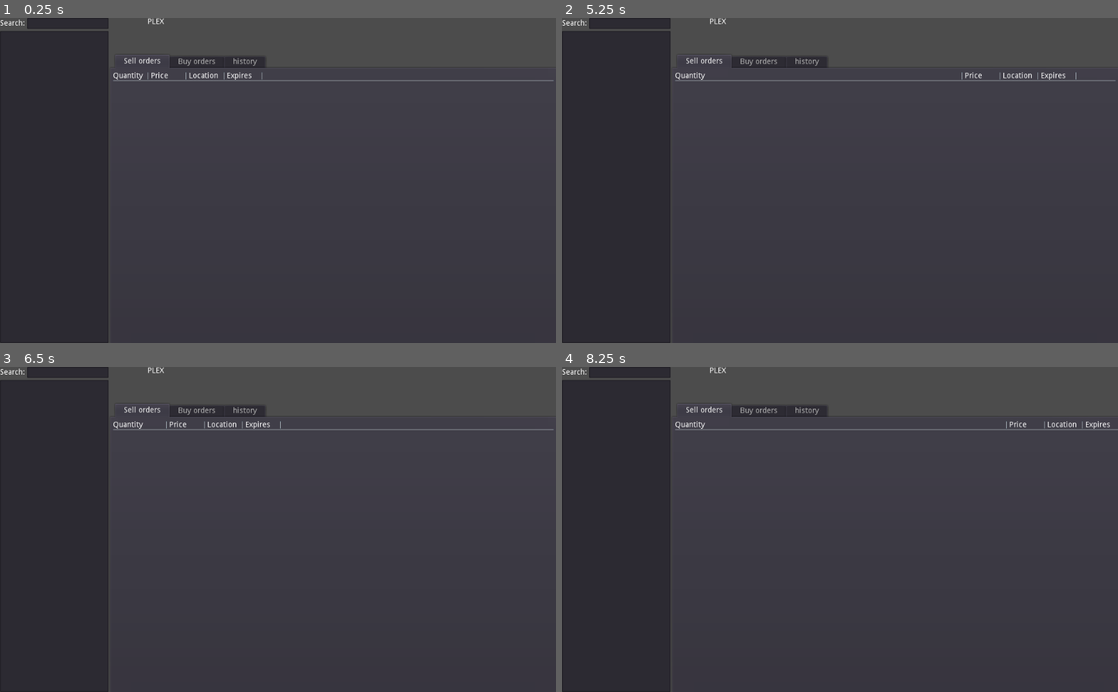
Above: before the commit, frames 1-4 (two rows, left to right).
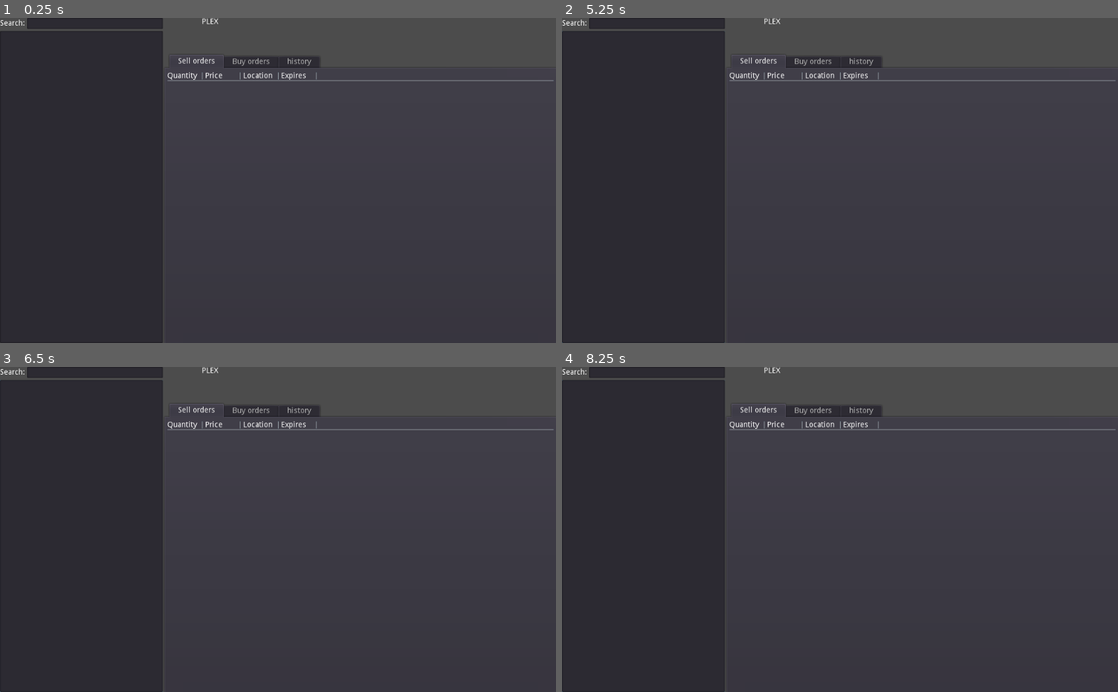
Above: after the commit, the same moments.

Repository: Hirmuolio/Eve-MarGet
Game: Godot game, scene res://main.tscn
The game is run twice, just before and just after one commit, with the same random seed, the same clock (stepped at 60 frames per second) and the same inputs.
Inputs (mouse positions are in pixels of both pictures, inside the frame that each line leads up to):
- Up to frame 1 (0.25 s): no input
- Up to frame 2 (5.25 s): click (689, 76) at 0.52 s; click (712, 76) at 1.27 s; click (689, 76) at 2.02 s; click (712, 76) at 2.77 s; click (689, 76) at 3.52 s; click (712, 76) at 4.27 s; tap Enter at 5 s; move the mouse to (962, 164) at 5.02 s
- Up to frame 3 (6.5 s): tap Space at 5.75 s; move the mouse to (166, 545) at 5.77 s
- Up to frame 4 (8.25 s): tap Enter at 6.5, 8 s; move the mouse to (895, 458) at 6.52 s; tap Space at 7.25 s; move the mouse to (812, 594) at 7.27 s; move the mouse to (1006, 578) at 8.02 s

The runs differ from the first frame. In frame 1, 2.4% of the frame differs, in the area x 19-58%, y 0-100%; in frame 2, 2.4%, in the area x 0-93%, y 0-100%; in frame 3, 2.3%; in frame 4, 2.4%.

Commit message:
better search

Diff:
--- a/main.tscn
+++ b/main.tscn
@@ -22,12 +22,12 @@
 [node name="left_panel" parent="panel container" instance=ExtResource( 2 )]
 anchor_right = 0.0
 anchor_bottom = 0.0
-margin_right = 200.0
+margin_right = 300.0
 margin_bottom = 600.0
 
 [node name="right_panel" parent="panel container" instance=ExtResource( 1 )]
 anchor_right = 0.0
 anchor_bottom = 0.0
-margin_left = 204.0
+margin_left = 304.0
 margin_right = 1024.0
 margin_bottom = 600.0
--- a/project.godot
+++ b/project.godot
@@ -35,6 +35,7 @@
 
 DataHandler="*res://scenes/data_handler.tscn"
 Utility="*res://utility.gd"
+Config="*res://scenes/config.tscn"
 
 [display]
 
--- a/scenes/data_handler.gd
+++ b/scenes/data_handler.gd
@@ -129,7 +129,7 @@
 			yield(get_tree(),"idle_frame") # Remove in GODOT 4
 			emit_signal("orders_loaded", orders_cache[item_id]["response"])
 			return
-	var region : String = "10000002"
+	var region : String = str(Config.region_id)
 	var scope : String = "/v1/markets/"+ region + "/orders/"
 	#var all_orders : Array = []
 
@@ -152,7 +152,7 @@
 	emit_signal("orders_loaded", response["response"].result)
 
 func esi_get_market_history( item_id : String ):
-	var region : String = "10000002"
+	var region : String = str(Config.region_id)
 	# https://esi.evetech.net/v1/markets/10000002/history/?datasource=tranquility&type_id=44992
 	var scope : String = "/v1/markets/"+ region + "/history/"
 	var payload = "?datasource=tranquility&type_id=" + item_id
@@ -193,6 +193,28 @@
 
 	return station_name
 
+func get_attributes( item_id : String ):
+
+	if item_id in ids_attributes:
+		return ids_attributes[item_id]
+
+	var scope : String = "/v3/universe/types/" + item_id + "/"
+
+	var esi_caller = esi_caller_scene.instance()
+	add_child(esi_caller)
+	var response = yield( esi_caller.call_esi( scope ), "completed" )
+	esi_caller.queue_free()
+
+	if response["response_code"] != 200:
+		# Probably downtime or something.
+		print( "FAILED TO GET ITEM INFO")
+		return "ERROR"
+
+	ids_attributes[ item_id ] = response["response"].result
+	save_json(work_folder + "ids_attributes.json", ids_attributes)
+
+	return response["response"].result
+
 func get_system_name( system_id : int) -> String:
 	var scope : String = "/v4/universe/systems/" + str(system_id) + "/"
 	var esi_caller = esi_caller_scene.instance()
@@ -210,7 +232,6 @@
 	save_json(work_folder + "station_cache.json", station_cache)
 
 	return system_name
-	pass
 
 func server_get_image( item_id : String ):
 
@@ -229,13 +250,17 @@
 		emit_signal( "image_loaded", texture )
 		return
 
-	#https://images.evetech.net/types/587/icon
+	# https://images.evetech.net/types/587/icon
+	# https://images.evetech.net/types/46184/bp
+	var url1 = "https://images.evetech.net/types/" + item_id
+
 	var url = "https://images.evetech.net/types/"+ item_id +"/icon"
 	var request_node = HTTPRequest.new()
 	add_child(request_node)
 	request_node.connect("request_completed", self, "image_request_completed", [item_id])
 
 	var error = request_node.request(url)
+	request_node.queue_free()
 	if error != OK:
 		push_error( "Failed to load image" )
 
--- a/scenes/left panel.tscn
+++ b/scenes/left panel.tscn
@@ -7,7 +7,7 @@
 [node name="left panel" type="Control"]
 anchor_right = 1.0
 anchor_bottom = 1.0
-rect_min_size = Vector2( 200, 0 )
+rect_min_size = Vector2( 300, 0 )
 script = ExtResource( 2 )
 __meta__ = {
 "_edit_use_anchors_": false
@@ -36,6 +36,8 @@
 margin_right = 1024.0
 margin_bottom = 20.0
 size_flags_horizontal = 3
+draw_tabs = true
+wrap_enabled = true
 
 [node name="market tree" type="Tree" parent="vertical container"]
 margin_top = 24.0
--- a/scenes/market tree.gd
+++ b/scenes/market tree.gd
@@ -2,6 +2,8 @@
 
 var root
 var tree_dict := {}
+
+var searc_active := false
 
 
 signal item_id_selected( item_id )
@@ -13,34 +15,79 @@
 	create_tree()
 
 
-func create_tree():
-	# Add top level groups
+func create_item_tree():
+	# Creates tree without any groups. Only items
 	clear()
 	root = create_item()
 	set_hide_root(true)
+
+	# get all the items
+	var item_nodes := []
 	for node in $tree_data.get_children():
-		add_group( node, root )
+		item_nodes += node.get_items()
+
+	# Add all items
+	for node in item_nodes:
+		add_item(node, root)
+
+func create_flattened_tree():
+	# Creates tree with only top level groups
+	clear()
+	root = create_item()
+	set_hide_root(true)
+	# Add top level groups
+	for node in $tree_data.get_children():
+		if node.is_hidden:
+			continue
+
+		var item = add_group( node, root )
+
+		# Add items of this group
+		var item_nodes = node.get_items()
+
+		for item_node in item_nodes:
+			if !item_node.is_hidden:
+				add_item(item_node, item)
 
 
-func add_group( node : tree_group, parent : TreeItem ):
+
+func create_tree():
+	# Creates full tree
+	clear()
+	root = create_item()
+	set_hide_root(true)
+	# Add top level groups
+	for node in $tree_data.get_children():
+		grow_group( node, root )
+
+func grow_group( node : tree_group, parent : TreeItem ):
+	# Adds a group and everything below it
 	if node.is_hidden:
 		return
+
+	# Add this group
+	var item : TreeItem = add_group( node, parent )
+
+	# Grow child groups
+	for group_node in node.child_groups:
+		grow_group(group_node, item)
+
+	# Add items of this group
+	for item_node in node.child_items:
+		if !item_node.is_hidden:
+			add_item(item_node, item)
+	pass
+
+func add_group( node : tree_group, parent : TreeItem ) -> TreeItem:
 	var group = create_item(parent)
 	group.set_text(0, node.group_name )
 	group.set_metadata(0, node)
 	group.collapsed = node.is_collapsed
-	#group.connect("item_selected", self, "_on_Timer_timeout")
-
-	for group_node in node.child_groups:
-		add_group(group_node, group)
-
-	for item_node in node.child_items:
-		add_item(item_node, group)
+	return group
 
 
 func add_item( node : tree_item, parent : TreeItem ):
-	if node.is_hidden:
-		return
+
 	var group = create_item(parent)
 	group.set_text(0, node.item_name)
 	group.set_metadata(0, node)
@@ -48,8 +95,6 @@
 func _on_market_tree_cell_selected():
 	var item : TreeItem = get_selected()
 	var node = item.get_metadata(0)
-
-	print( node.is_hidden )
 
 	if node.is_group:
 		item.collapsed = !item.collapsed
@@ -64,4 +109,16 @@
 	print( search_term )
 
 	$tree_data.filter( search_term )
-	create_tree()
+
+	if search_term.length() < Config.min_search_length:
+		if searc_active:
+			create_tree()
+			searc_active = false
+	else:
+		searc_active = true
+		if Config.search_mode == 0:
+			create_item_tree()
+		elif Config.search_mode == 1:
+			create_flattened_tree()
+		else:
+			create_tree()
--- a/scenes/tree/tree_group.gd
+++ b/scenes/tree/tree_group.gd
@@ -20,6 +20,17 @@
 func _ready():
 	pass # Replace with function body.
 
+
+func get_items():
+	# returns all not-hidden item nodes below this
+	var item_nodes := []
+	for child in get_children():
+		if !child.is_hidden:
+			if child.is_group:
+				item_nodes += child.get_items()
+			else:
+				item_nodes.append( child )
+	return item_nodes
 
 func create_group( new_group_id : String ):
 	group_id = new_group_id
